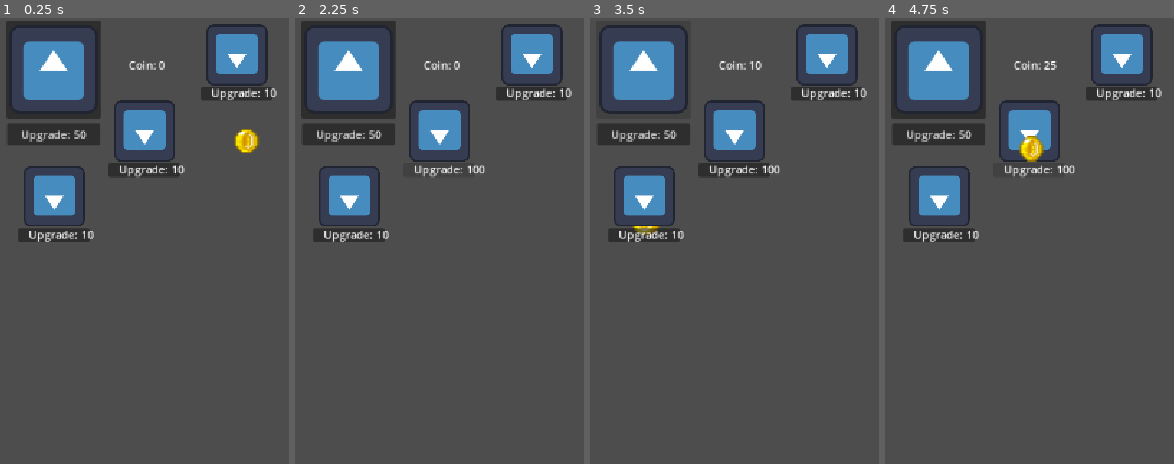
Above: before the commit, frames 1-4 (left to right).
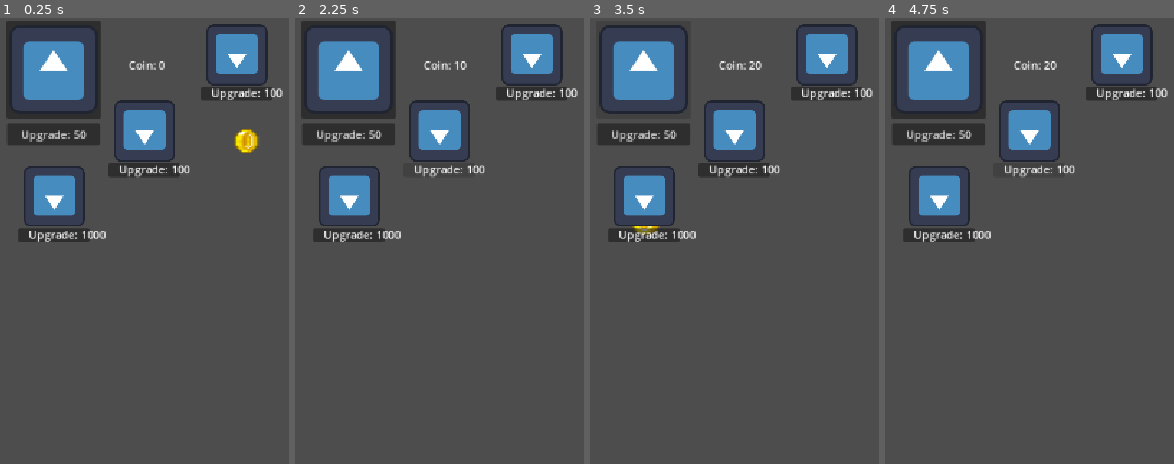
Above: after the commit, the same moments.

Repository: multii-RC/Clicker-Game-Real
Game: Godot game, scene res://Scenes/GameScene1.tscn
Same seed, same stepped clock (60 frames per second), same inputs: the game is played once before the commit and once after it. The project has no main scene, so this scene is started directly. The engine's default icon, where the game draws it, is replaced by a stand-in: a white triangle on a blue panel in a dark square.
Inputs (mouse positions are in pixels of both pictures, inside the frame that each line leads up to):
- Up to frame 1 (0.25 s): no input
- Up to frame 2 (2.25 s): click (349, 71) at 0.5 s; click "Upgrade: 50" at 1.25 s; click (439, 169) at 2.02 s
- Up to frame 3 (3.5 s): click (644, 71) at 2.75 s
- Up to frame 4 (4.75 s): click "Upgrade: 50" at 3.5 s; click (1029, 169) at 4.27 s

The runs differ from the first frame. In frame 1, 0.1% of the frame differs, in the area x 32-98%, y 15-50%; in frame 2, 0.2%; in frame 3, 0.1%; in frame 4, 0.5%, in the area x 32-98%, y 9-50%.

Commit message:
Adding scalign across different passive upgrade buttons

Diff:
--- a/Scenes/GameScene1.tscn
+++ b/Scenes/GameScene1.tscn
@@ -37,7 +37,8 @@
 layout_mode = 1
 Game = NodePath("..")
 timeInterval = 2.5
-passiveScale = 7.5
+passiveScale = 8
+passiveUpgradeCost = 100
 
 [node name="Passive Generator2" parent="." unique_id=588450597 node_paths=PackedStringArray("Game") instance=ExtResource("3_heejh")]
 layout_mode = 1
@@ -47,7 +48,8 @@
 offset_bottom = -292.0
 Game = NodePath("..")
 timeInterval = 1.0
-passiveScale = 5.0
+passiveScale = 5
+passiveUpgradeCost = 1000
 
 [node name="Passive Generator3" parent="." unique_id=1285935763 node_paths=PackedStringArray("Game") instance=ExtResource("3_heejh")]
 layout_mode = 1
@@ -57,7 +59,8 @@
 offset_bottom = -496.0
 Game = NodePath("..")
 timeInterval = 5.0
-passiveScale = 10.0
+passiveScale = 12
+passiveUpgradeCost = 100
 
 [connection signal="ClickerSignal" from="ClickerButton" to="." method="_on_clicker_signal"]
 [connection signal="CoinGenerated" from="Passive Generator" to="." method="_on_coin_generated"]
--- a/Scripts/passive_generator.gd
+++ b/Scripts/passive_generator.gd
@@ -16,10 +16,14 @@
 @export var timeInterval: float
 
 # make it so I can scale passive strength across gens
-@export var passiveScale: float
+@export var passiveScale: int
+
+# make it so I can scale passive cost across gens
+@export var passiveUpgradeCost: int
+
 # Called when the node enters the scene tree for the first time.
 func _ready() -> void:
-	PassiveCost = 10
+	PassiveCost = passiveUpgradeCost
 	PassiveStrength = 0
 	$Timer.wait_time = timeInterval
 
